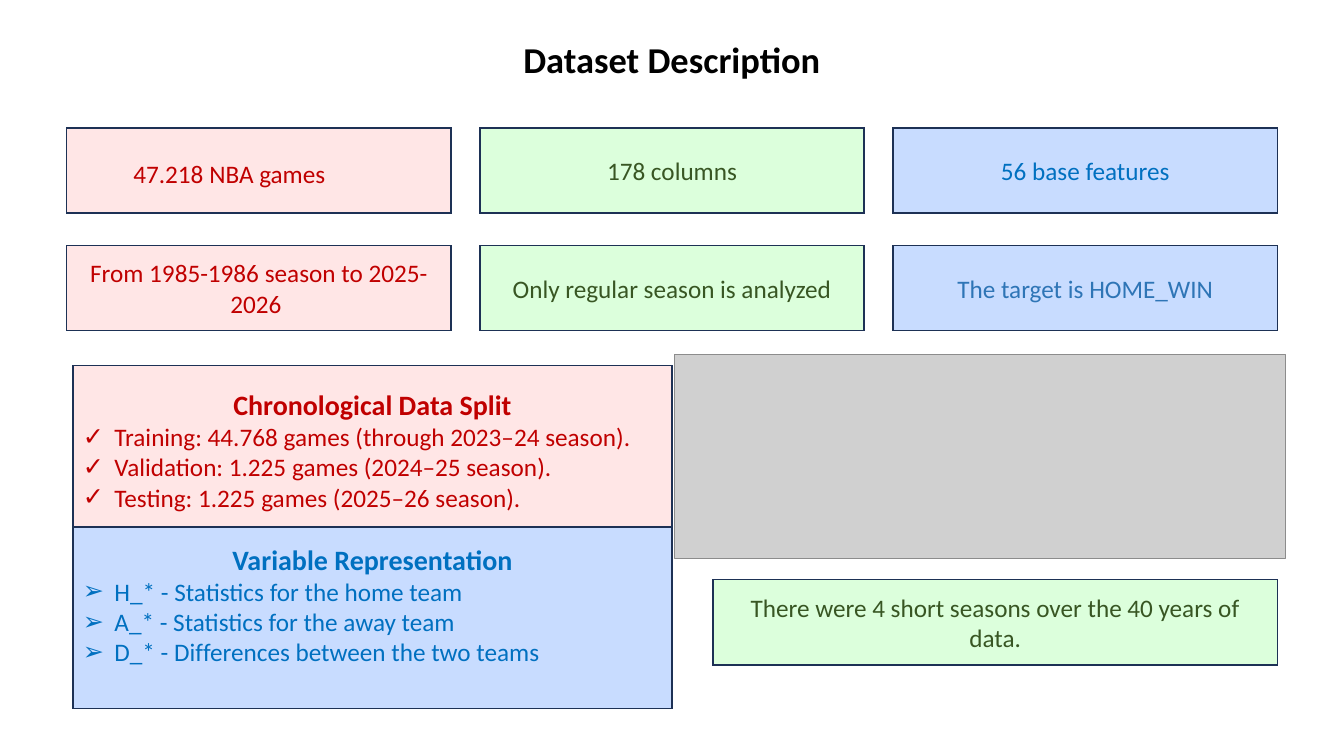
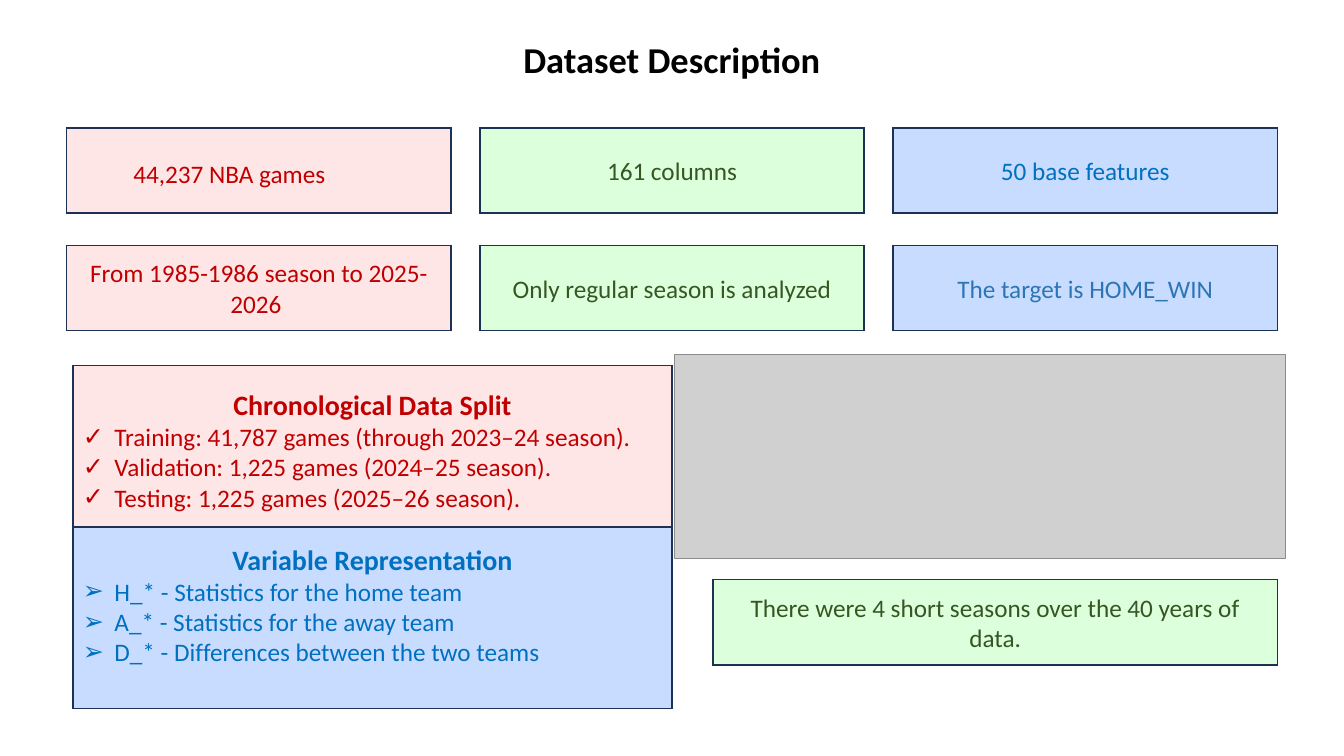
Before and after one commit to Dragos112358/Prezicere_meciuri_NBA, a slide deck: slide 4 of docs/Etapa_1/Prezentari_executabil/Prezentare_etapa_1_eng.ppsx. Drawn at 1344x756 pixels with LibreOffice and Linux fonts; fonts in the diff are those of the drawing; grey boxes stand for pictures. Boxes give left, top, right and bottom in pixels: in the first picture for what was removed or moved away, otherwise in the second. Text is boxed around its words. In the diff, an @@ line names an element or a change of style, - is before the commit and + after.

Commit message:
Modified a bit of ppts

```diff
--- a/docs/Etapa_1/Prezentari_executabil/Prezentare_etapa_1_eng.ppsx
+++ b/docs/Etapa_1/Prezentari_executabil/Prezentare_etapa_1_eng.ppsx
@@ text at <box>133,166,325,188</box>: text changed @@
-47.218 NBA games
+44,237 NBA games
@@ text in rectangle at <box>607,162,737,180</box>: text changed @@
-178 columns
+161 columns
@@ text in rectangle at <box>1001,162,1170,180</box>: text changed @@
-56 base features
+50 base features
@@ text at <box>114,427,630,512</box>: text changed @@
-✓ Training: 44.768 games (through 2023–24 season).
-✓ Validation: 1.225 games (2024–25 season).
-✓ Testing: 1.225 games (2025–26 season).
+✓ Training: 41,787 games (through 2023–24 season).
+✓ Validation: 1,225 games (2024–25 season).
+✓ Testing: 1,225 games (2025–26 season).
```
Also in this commit, not shown: 3 other slides changed, 3 other files.
